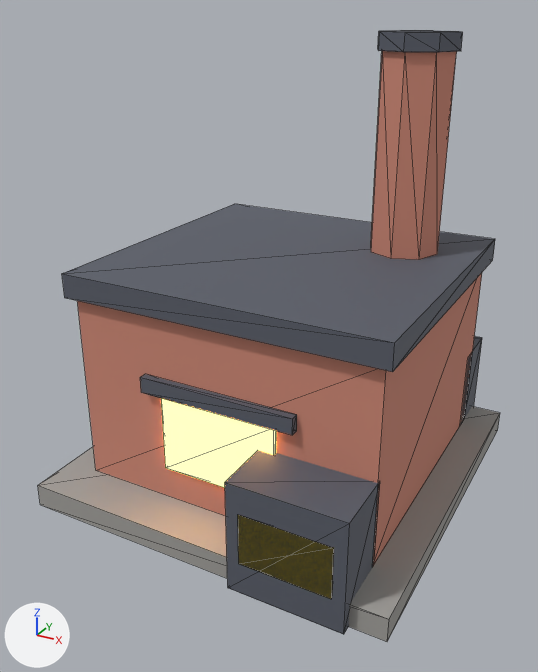
Two versions of the glTF model jogo/assets/modelos/maquinas/fornalha.glb, one commit apart.
Before and after are seen from a camera (50 mm lens) standing at (1.63, -3.18, 2.36) and looking at (-0.03, -0.16, 0.85). The lights are fixed; the arrows at lower left show +X, +Y and +Z. The picture after the commit comes second. Mesh edges are drawn as thin lines. Vertices at exactly the same position are counted once.

In view in the first picture: 'fornalha'.
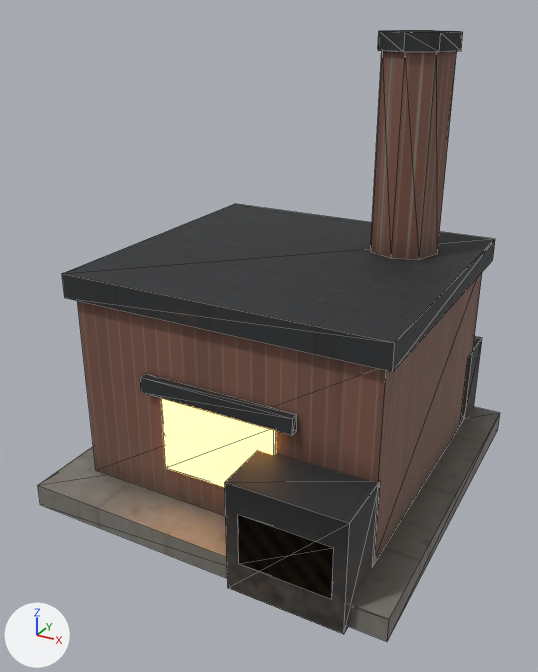
Boxes (x1, y1, x2, y2) around the edits, measured in the pictures (538 x 672 px):
'fornalha', recoloured, surface changed (darker): (38, 30, 500, 642) in both
part 1 of me_fornalha_corpo, recoloured (darker): (38, 406, 500, 642) in both
part 2 of me_fornalha_corpo, recoloured (darker): (62, 30, 495, 635) in both
part 3 of me_fornalha_corpo, recoloured (darker): (238, 515, 334, 599) in both
part 4 of me_fornalha_corpo, recoloured (darker): (77, 51, 482, 567) in both
part 5 of me_fornalha_corpo, surface changed (darker): (38, 30, 500, 642) in both

The change in detail:
Picture 'fornalha_tex' (img_fornalha_tex) is new.
Material 'fornalha_Tex' (mat_fornalha_tex) is new.
Its texture is img_fornalha_tex.
Its metallic is 0.15.
Its roughness is 0.7.
me_fornalha_corpo has 104 vertices, 164 faces and spans x -0.95..0.95, y -1.0..1.0, z 0.0..2.26.
me_fornalha_corpo is used by ob_fornalha; location (0.0, 0.0, 0.0).
me_fornalha_corpo part 1: all 12 faces that had it switch from mat_p_concreto (grey #a2a09b) to mat_fornalha_tex (picture img_fornalha_tex).
me_fornalha_corpo part 2: all 76 faces that had it switch from mat_p_escuro (dark grey #595d69) to mat_fornalha_tex (picture img_fornalha_tex).
me_fornalha_corpo part 3: all 12 faces that had it switch from mat_p_faixa (yellow #f9e16c) to mat_fornalha_tex (picture img_fornalha_tex).
me_fornalha_corpo part 4: all 40 faces that had it switch from mat_p_tijolo (brown #ce8976) to mat_fornalha_tex (picture img_fornalha_tex).
me_fornalha_corpo part 5: texture (UV) coordinates of 164 of 164 faces, centred in x -0.95..0.95, y -1.0..1.0, z 0.0..2.26, changed; they spanned u 0.0..0.0, v 0.0..0.0 and now span u 0.0..1.0, v 0.0..1.0.
